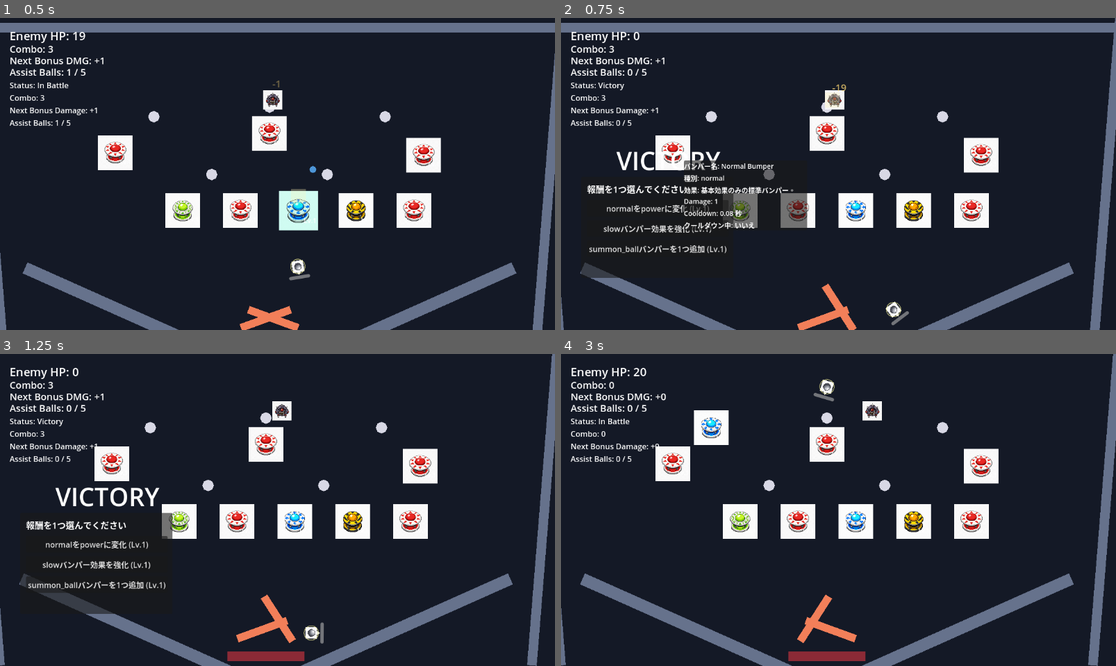
Above: before the commit, frames 1-4 (two rows, left to right).
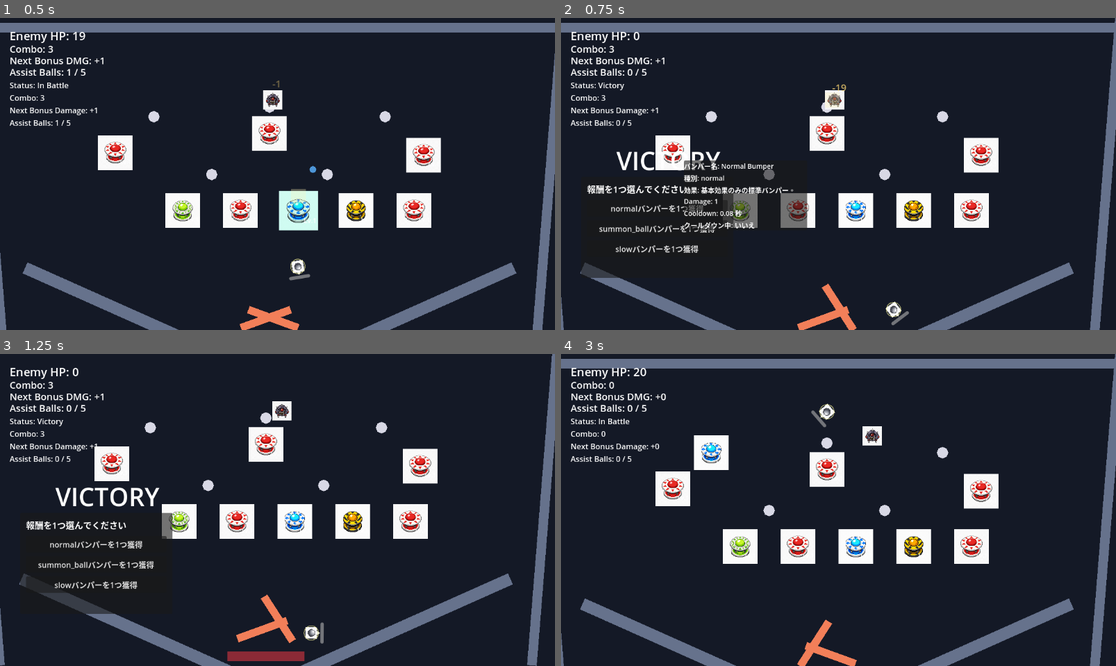
Above: after the commit, the same moments.

Repository: hamayu691-hamy/codex_godot
Game: Godot game, scene res://scenes/PinballBattleScene.tscn
Same seed, same stepped clock (60 frames per second), same inputs: the game is played once before the commit and once after it. The project has no main scene, so this scene is started directly.
Inputs (mouse positions are in pixels of both pictures, inside the frame that each line leads up to):
- Up to frame 1 (0.5 s): no input
- Up to frame 2 (0.75 s): move the mouse to (677, 152) at 0.52 s; hold Right from 0.53 s (still down); tap K at 0.6 s; click (677, 152) at 0.67 s
- Up to frame 3 (1.25 s): keep holding Right
- Up to frame 4 (3 s): release Right at 1.25 s; click "normalをpowerに変化 (Lv.1)" (after the commit: "normalバンパーを1つ獲得") at 1.25 s; move the mouse to (827, 444) at 2.02 s; hold Left 2.03-2.78 s; tap B at 2.1 s; click (827, 444) at 2.17 s; move the mouse to (672, 463) at 2.77 s; hold Right from 2.78 s (still down); hold R from 2.78 s (still down); click (672, 463) at 2.92 s

Frame 1 is identical in both runs. In frame 2, 0.9% of the frame differs, in the area x 5-30%, y 59-76%; in frame 3, 0.9%; in frame 4, 21%, in the area x 0-100%, y 0-100%.

Commit message:
Unify rewards around bumper placement

Diff:
--- a/scenes/PinballBattleScene.tscn
+++ b/scenes/PinballBattleScene.tscn
@@ -167,17 +167,17 @@
 [node name="BumperDamageButton" type="Button" parent="UI/RewardPanel/RewardButtons"]
 custom_minimum_size = Vector2(0, 34)
 layout_mode = 2
-text = "バンパーダメージ +1"
+text = "バンパーを1つ獲得"
 
 [node name="MaxHpButton" type="Button" parent="UI/RewardPanel/RewardButtons"]
 custom_minimum_size = Vector2(0, 34)
 layout_mode = 2
-text = "最大HP +5"
+text = "バンパーを1つ獲得"
 
 [node name="FlipperPowerButton" type="Button" parent="UI/RewardPanel/RewardButtons"]
 custom_minimum_size = Vector2(0, 34)
 layout_mode = 2
-text = "フリッパー打ち返し力 +10%"
+text = "バンパーを1つ獲得"
 
 [node name="RewardStatusLabel" type="Label" parent="UI/RewardPanel"]
 layout_mode = 0
--- a/scripts/gameplay/pinball_battle_scene.gd
+++ b/scripts/gameplay/pinball_battle_scene.gd
@@ -160,7 +160,7 @@
 var _current_reward_options: Array[String] = []
 var _reward_manager: RewardManager = RewardManager.new()
 var _pending_reward_bumper_config: Dictionary = {}
-var _is_waiting_for_pin_replacement_selection: bool = false
+var _is_waiting_for_reward_bumper_target_selection: bool = false
 var _slow_effect_multiplier: float = 1.0
 var combo_count: int = 0
 var _next_enemy_hit_bonus_damage: int = 0
@@ -382,7 +382,10 @@
 
 func _spawn_bumpers() -> void:
 	bumpers.clear()
-	for bumper: Bumper in _field_builder.spawn_bumpers(bumpers_root, bumper_configs):
+	var spawned_bumpers: Array[Bumper] = _field_builder.spawn_bumpers(bumpers_root, bumper_configs)
+	for index: int in range(spawned_bumpers.size()):
+		var bumper: Bumper = spawned_bumpers[index]
+		bumper.set_meta("config_index", index)
 		_register_bumper(bumper)
 
 func _register_bumper(bumper: Bumper) -> void:
@@ -516,6 +519,7 @@
 		config["slot_id"] = slot_id
 		bumper_configs.append(config.duplicate(true))
 		var bumper: Bumper = _create_bumper_from_config(config, "BumperSlot_%s" % slot_id)
+		bumper.set_meta("config_index", bumper_configs.size() - 1)
 		bumpers_root.add_child(bumper)
 		_register_bumper(bumper)
 
@@ -549,33 +553,60 @@
 
 
 func _unhandled_input(event: InputEvent) -> void:
-	if not _is_waiting_for_pin_replacement_selection:
+	if not _is_waiting_for_reward_bumper_target_selection:
 		return
 	if not (event is InputEventMouseButton):
 		return
 	var mouse_button_event: InputEventMouseButton = event
 	if not mouse_button_event.pressed or mouse_button_event.button_index != MOUSE_BUTTON_LEFT:
 		return
+	if _pending_reward_bumper_config.is_empty():
+		return
 
 	var clicked_pin: Pin = _find_replaceable_pin_at_position(mouse_button_event.position)
-	if clicked_pin == null:
-		return
-	if _pending_reward_bumper_config.is_empty():
-		return
-
-	var succeeded: bool = replace_pin_with_bumper(clicked_pin.slot_id, _pending_reward_bumper_config)
-	if not succeeded:
-		return
-
-	_is_waiting_for_pin_replacement_selection = false
+	if clicked_pin != null and replace_pin_with_bumper(clicked_pin.slot_id, _pending_reward_bumper_config):
+		_complete_reward_bumper_target_selection("バンパーを配置しました")
+		get_viewport().set_input_as_handled()
+		return
+
+	var clicked_bumper: Bumper = _find_bumper_at_position(mouse_button_event.position)
+	if clicked_bumper == null:
+		return
+	var reward_bumper_type: String = str(_pending_reward_bumper_config.get("bumper_type", ""))
+	if clicked_bumper.bumper_type != reward_bumper_type:
+		reward_status_label.text = "異なる種類のバンパーには配置できません"
+		return
+	if not _level_up_bumper(clicked_bumper):
+		reward_status_label.text = "最大LvのバンパーはLvアップできません"
+		return
+	_complete_reward_bumper_target_selection("同種バンパーを重ねてLvアップしました")
+	get_viewport().set_input_as_handled()
+
+func _complete_reward_bumper_target_selection(result_text: String) -> void:
+	_is_waiting_for_reward_bumper_target_selection = false
 	_pending_reward_bumper_config = {}
-	reward_status_label.text = "バンパーを配置しました"
+	reward_status_label.text = result_text
 	for button: Button in reward_option_buttons:
 		button.disabled = true
 	reward_header_label.text = "次ステージ（仮）へ進みます"
 	_start_next_battle_placeholder()
-	get_viewport().set_input_as_handled()
-
+
+func _level_up_bumper(bumper: Bumper) -> bool:
+	if not bumper.level_up():
+		return false
+	var config_index: int = int(bumper.get_meta("config_index", -1))
+	if config_index >= 0 and config_index < bumper_configs.size():
+		var config: Dictionary = bumper_configs[config_index]
+		config["level"] = bumper.level
+		bumper_configs[config_index] = config
+	return true
+
+func _find_bumper_at_position(screen_position: Vector2) -> Bumper:
+	var world_position: Vector2 = get_viewport().get_canvas_transform().affine_inverse() * screen_position
+	for bumper: Bumper in bumpers:
+		if is_instance_valid(bumper) and bumper.global_position.distance_to(world_position) <= BUMPER_COLLISION_RADIUS:
+			return bumper
+	return null
 
 func _find_replaceable_pin_at_position(screen_position: Vector2) -> Pin:
 	var world_position: Vector2 = get_viewport().get_canvas_transform().affine_inverse() * screen_position
@@ -1081,7 +1112,7 @@
 
 func _show_reward_panel() -> void:
 	_reward_selected_this_victory = false
-	_is_waiting_for_pin_replacement_selection = false
+	_is_waiting_for_reward_bumper_target_selection = false
 	_pending_reward_bumper_config = {}
 	reward_panel.visible = true
 	reward_status_label.text = ""
@@ -1099,77 +1130,42 @@
 	_reward_selected_this_victory = true
 	var reward_id: String = _current_reward_options[button_index]
 	var requires_pin_selection: bool = _apply_reward(reward_id)
-	_reward_manager.increment_reward_level(reward_id)
 	reward_status_label.text = _reward_manager.get_reward_result_text(reward_id, Bumper.MAX_LEVEL)
 	for button: Button in reward_option_buttons:
 		button.disabled = true
 	if requires_pin_selection:
-		reward_header_label.text = "配置先のピンをクリックしてください"
+		reward_header_label.text = "空きPinまたは同種バンパーをクリックしてください"
 		return
 	reward_header_label.text = "次ステージ（仮）へ進みます"
 	_start_next_battle_placeholder()
 
 func _apply_reward(reward_id: String) -> bool:
-	match reward_id:
-		"normal_to_power":
-			return _apply_normal_to_power_reward()
-		"random_bumper_damage":
-			return _apply_random_bumper_damage_reward()
-		"add_heal_bumper":
-			return _apply_add_heal_bumper_reward()
-		"add_summon_ball_bumper":
-			return _apply_add_summon_ball_bumper_reward()
-		"enhance_slow":
-			return _apply_enhance_slow_reward()
-	return false
-
-func _apply_normal_to_power_reward() -> bool:
-	for config: Dictionary in bumper_configs:
-		if str(config.get("bumper_type", "normal")) == "normal":
-			config["bumper_type"] = "power"
-			break
-	return false
-
-func _apply_random_bumper_damage_reward() -> bool:
-	if bumper_configs.is_empty():
+	var bumper_type: String = _reward_manager.get_bumper_type(reward_id)
+	if bumper_type.is_empty():
 		return false
-	var random_index: int = randi() % bumper_configs.size()
-	var selected_config: Dictionary = bumper_configs[random_index]
-	var current_level: int = int(selected_config.get("level", 1))
-	selected_config["level"] = mini(current_level + 1, Bumper.MAX_LEVEL)
-	bumper_configs[random_index] = selected_config
-	return false
-
-func _apply_add_heal_bumper_reward() -> bool:
-	_pending_reward_bumper_config = {
+	_pending_reward_bumper_config = _create_reward_bumper_config(bumper_type)
+	_is_waiting_for_reward_bumper_target_selection = true
+	return true
+
+func _create_reward_bumper_config(bumper_type: String) -> Dictionary:
+	var config: Dictionary = {
 		"level": 1,
 		"damage": 1,
 		"impulse_strength": 130.0,
-		"bumper_type": "heal",
-		"sprite_path": "res://gazou/banper_2.png",
+		"bumper_type": bumper_type,
+		"sprite_path": "res://gazou/banper_0.png",
 		"sprite_scale": BUMPER_SPRITE_SCALE,
 	}
-	_is_waiting_for_pin_replacement_selection = true
-	return true
-
-func _apply_add_summon_ball_bumper_reward() -> bool:
-	_pending_reward_bumper_config = {
-		"level": 1,
-		"damage": 1,
-		"impulse_strength": 130.0,
-		"bumper_type": "summon_ball",
-		"assist_ball_type": AssistBall.DEFAULT_TYPE,
-		"cooldown_time": 1.2,
-		"sprite_path": "res://gazou/banper_3.png",
-		"sprite_scale": BUMPER_SPRITE_SCALE,
-	}
-	_is_waiting_for_pin_replacement_selection = true
-	return true
-
-func _apply_enhance_slow_reward() -> bool:
-	_slow_effect_multiplier += 0.25
-	_update_status_label()
-	return false
+	match bumper_type:
+		"power":
+			config["sprite_path"] = "res://gazou/banper_1.png"
+		"heal":
+			config["sprite_path"] = "res://gazou/banper_2.png"
+		"summon_ball":
+			config["assist_ball_type"] = AssistBall.DEFAULT_TYPE
+			config["cooldown_time"] = 1.2
+			config["sprite_path"] = "res://gazou/banper_3.png"
+	return config
 
 func _start_next_battle_placeholder() -> void:
 	await get_tree().create_timer(0.8).timeout
@@ -1312,7 +1308,7 @@
 	victory_label.visible = false
 	game_over_label.visible = false
 	reward_panel.visible = false
-	_is_waiting_for_pin_replacement_selection = false
+	_is_waiting_for_reward_bumper_target_selection = false
 	_pending_reward_bumper_config = {}
 	ball.visible = true
 	ball.freeze = false
--- a/scripts/gameplay/reward_manager.gd
+++ b/scripts/gameplay/reward_manager.gd
@@ -2,53 +2,37 @@
 class_name RewardManager
 
 const REWARD_OPTION_IDS: Array[String] = [
-	"normal_to_power",
-	"random_bumper_damage",
+	"add_normal_bumper",
+	"add_power_bumper",
 	"add_heal_bumper",
+	"add_slow_bumper",
 	"add_summon_ball_bumper",
-	"enhance_slow",
 ]
 
-var _reward_levels: Dictionary = {}
+const BUMPER_TYPE_BY_REWARD_ID: Dictionary = {
+	"add_normal_bumper": "normal",
+	"add_power_bumper": "power",
+	"add_heal_bumper": "heal",
+	"add_slow_bumper": "slow",
+	"add_summon_ball_bumper": "summon_ball",
+}
 
 func get_random_reward_options(option_count: int) -> Array[String]:
 	var reward_options: Array[String] = REWARD_OPTION_IDS.duplicate()
 	reward_options.shuffle()
 	return reward_options.slice(0, option_count)
 
-func get_reward_label(reward_id: String, bumper_max_level: int) -> String:
-	var current_level: int = get_reward_level(reward_id)
-	match reward_id:
-		"normal_to_power":
-			return "normalをpowerに変化 (Lv.%d)" % current_level
-		"random_bumper_damage":
-			return "ランダムなバンパー Lv+1 (最大Lv.%d) (Lv.%d)" % [bumper_max_level, current_level]
-		"add_heal_bumper":
-			return "healバンパーを1つ追加 (Lv.%d)" % current_level
-		"add_summon_ball_bumper":
-			return "summon_ballバンパーを1つ追加 (Lv.%d)" % current_level
-		"enhance_slow":
-			return "slowバンパー効果を強化 (Lv.%d)" % current_level
-		_:
-			return "不明な報酬"
+func get_reward_label(reward_id: String, _bumper_max_level: int) -> String:
+	var bumper_type: String = get_bumper_type(reward_id)
+	if bumper_type.is_empty():
+		return "不明な報酬"
+	return "%sバンパーを1つ獲得" % bumper_type
 
 func get_reward_result_text(reward_id: String, bumper_max_level: int) -> String:
-	match reward_id:
-		"normal_to_power":
-			return "normalバンパーをpowerに変化しました"
-		"random_bumper_damage":
-			return "ランダムなバンパーのLvが1上がりました（最大Lv.%d）" % bumper_max_level
-		"add_heal_bumper":
-			return "healバンパーを獲得しました。配置先のピンを選択してください"
-		"add_summon_ball_bumper":
-			return "summon_ballバンパーを獲得しました。配置先のピンを選択してください"
-		"enhance_slow":
-			return "slowバンパー効果を強化しました"
-		_:
-			return "報酬を獲得しました"
+	var bumper_type: String = get_bumper_type(reward_id)
+	if bumper_type.is_empty():
+		return "報酬を獲得しました"
+	return "%sバンパーを獲得しました。空きPinまたは同種バンパー（最大Lv.%d）を選択してください" % [bumper_type, bumper_max_level]
 
-func get_reward_level(reward_id: String) -> int:
-	return int(_reward_levels.get(reward_id, 0)) + 1
-
-func increment_reward_level(reward_id: String) -> void:
-	_reward_levels[reward_id] = int(_reward_levels.get(reward_id, 0)) + 1
+func get_bumper_type(reward_id: String) -> String:
+	return str(BUMPER_TYPE_BY_REWARD_ID.get(reward_id, ""))
